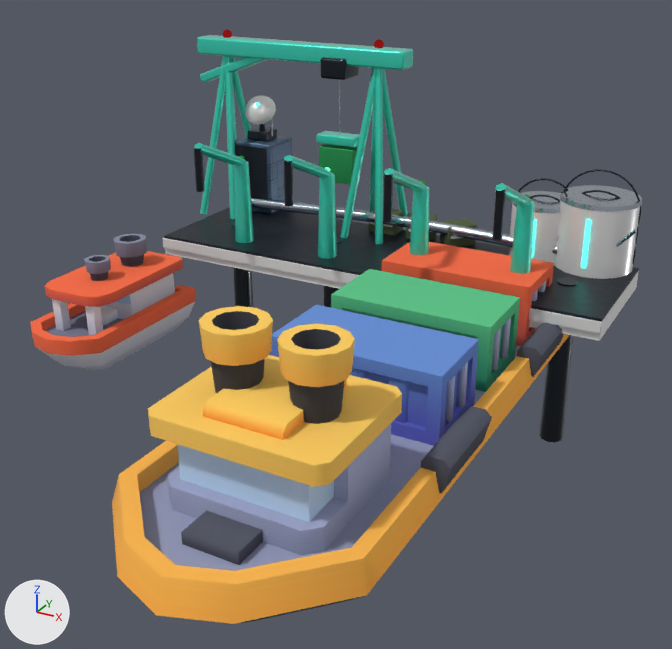
The glTF model public/models/buildings/dock-T3.glb as it was, and as the next commit left it.
Before and after are seen from a camera (50 mm lens) standing at (4.63, -10.59, 4.74) and looking at (0.46, -3.01, 0.95). Every picture has the same lights, and +X, +Y and +Z are marked at lower left. The first picture is the older version. Where no turn or scale is listed for an object, it has been applied to the vertices.
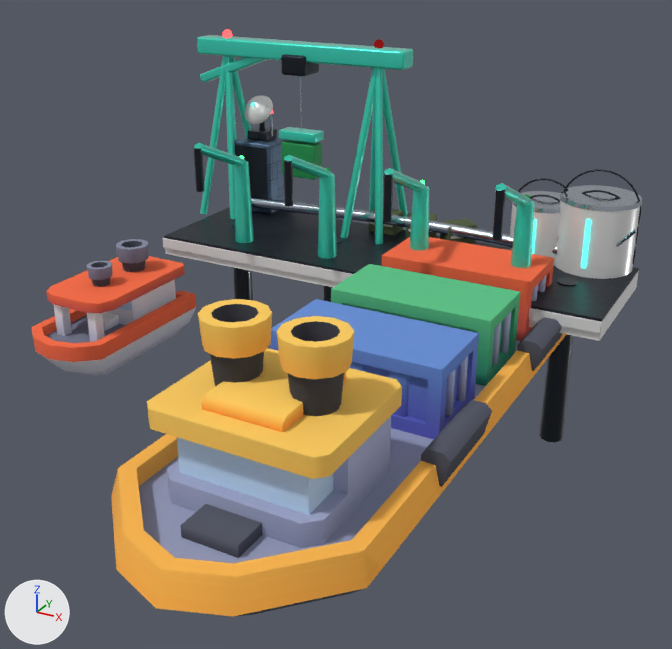
ob_node_33 is not drawn itself; it is the parent of ob_ship_cargo_a.
ob_node_40 is not drawn itself; it is the parent of ob_boat_tug_a.

Where the change shows, as pixel boxes (x1, y1, x2, y2) in the pictures (672 x 649 px):
```json
{"object": "ship-cargo-a_1", "change": "moved", "before": [112, 306, 569, 624], "after": [111, 299, 567, 616]}
{"object": "boat-tug-a_1", "change": "moved", "before": [30, 234, 196, 370], "after": [31, 239, 196, 376]}
{"object": "cargo-a", "change": "moved", "before": [270, 305, 479, 446], "after": [270, 299, 479, 439]}
{"object": "cargo-b", "change": "moved", "before": [331, 269, 520, 392], "after": [331, 264, 520, 386]}
{"object": "cargo-c", "change": "moved", "before": [382, 242, 554, 346], "after": [382, 237, 554, 341]}
{"object": "Mesh_42", "change": "moved", "before": [319, 144, 360, 184], "after": [281, 140, 322, 180]}
{"object": "Mesh_39", "change": "moved", "before": [320, 57, 359, 80], "after": [281, 54, 319, 77]}
{"object": "Mesh_41", "change": "moved", "before": [316, 131, 360, 148], "after": [279, 127, 324, 143]}
```

Edits to the scene script, one JSON object a line:
```json
{"op": "set", "path": "ob_node_33.parent", "old": "ob_node_32", "new": "ob_anim_bob"}
{"op": "set", "path": "ob_node_40.parent", "old": "ob_node_39", "new": "ob_anim_bob_001"}
{"op": "set", "path": "ob_mesh_39.location", "old": "(-1.03, -0.2, 3.03)", "new": "(-1.6, -0.2, 3.03)"}
{"op": "set", "path": "ob_mesh_41.location", "old": "(-1.03, -0.2, 2.14)", "new": "(-1.6, -0.2, 2.13)"}
{"op": "set", "path": "ob_mesh_42.location", "old": "(-1.03, -0.2, 1.82)", "new": "(-1.6, -0.2, 1.81)"}
{"op": "add", "block": "ob_anim_bob_001", "code": ["ob_anim_bob_001 = bpy.data.objects.new('anim:bob.001', None)", "ob_anim_bob_001.parent = ob_node_3", "ob_anim_bob_001.location = (-2.6, -3.0, -0.0309)"]}
{"op": "add", "block": "ob_anim_bob", "code": ["ob_anim_bob = bpy.data.objects.new('anim:bob', None)", "ob_anim_bob.parent = ob_node_3", "ob_anim_bob.location = (1.2, -3.6, 0.0373)"]}
```
